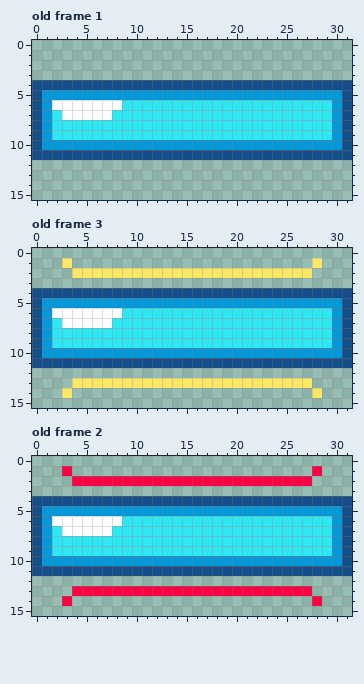
Edited in one commit: pixel-art file (Assets/Image/Notes.ase). The picture above is the old version.
32x16 pixels, 8 frames. Shown: old frame 1, old frame 3, old frame 2. The commit also changed other frames, which this record leaves out.
Once edited:
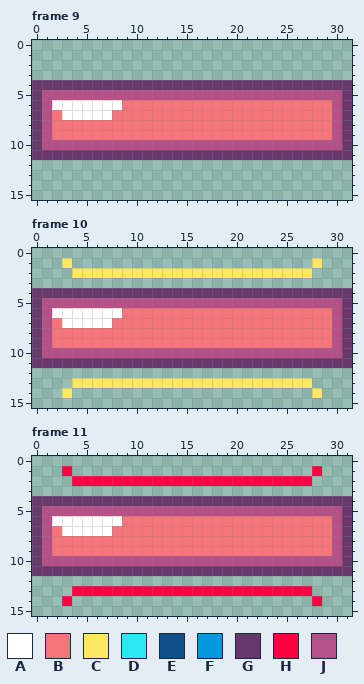
Palette (. is transparent): A #ffffff  B #f6757a  C #fee761  D #2ce8f5  E #124e89  F #0099db  G #68386c  H #ff0044  J #b55088
A new or re-ordered frame is compared with the old frame closest to it.
Diff:
frames 8 -> 20
layer "Layer1" added
Changed rows in their new state; - is an unchanged pixel.
Frame 9 is new; against old frame 1, layer "Layer1":
first column x 0:
 4 GGGGGGGGGGGGGGGGGGGGGGGGGGGGGGGG
 5 GJJJJJJJJJJJJJJJJJJJJJJJJJJJJJJG
 6 GJ-------BBBBBBBBBBBBBBBBBBBBBJG
 7 GJB-----BBBBBBBBBBBBBBBBBBBBBBJG
 8 GJBBBBBBBBBBBBBBBBBBBBBBBBBBBBJG
 9 GJBBBBBBBBBBBBBBBBBBBBBBBBBBBBJG
10 GJJJJJJJJJJJJJJJJJJJJJJJJJJJJJJG
11 GGGGGGGGGGGGGGGGGGGGGGGGGGGGGGGG
Frame 10 is new; against old frame 3, layer "Layer1": the same change as frame 9
Frame 11 is new; against old frame 2, layer "Layer1": the same change as frame 9
Boxes around the changes in both pictures, in picture pixels (x1, y1, x2, y2):
changed: (32, 80, 352, 160)
changed: (32, 288, 352, 368)
changed: (32, 496, 352, 576)
